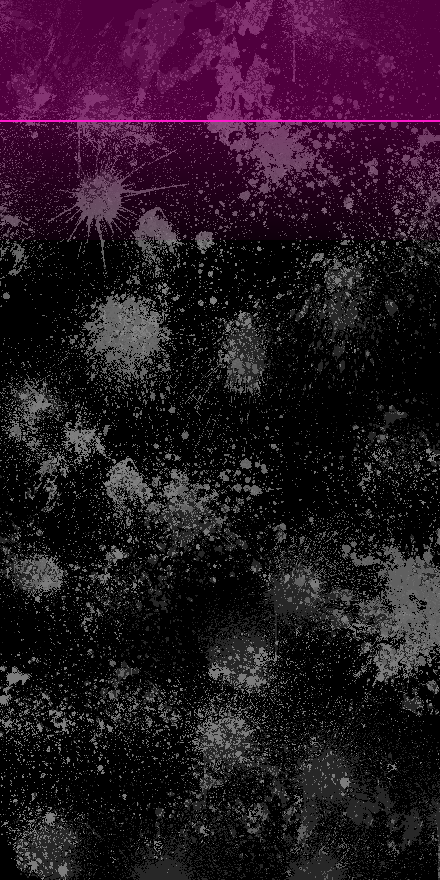
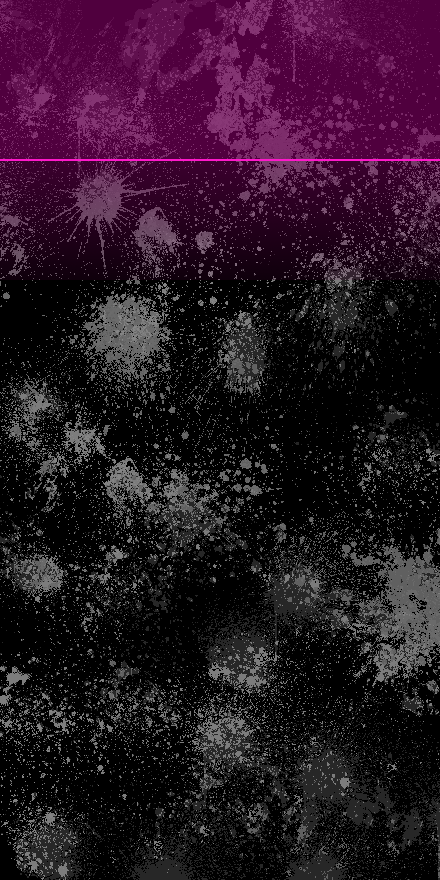
Before/after of a w=440, h=880 layered artwork. What changed in the layer stack:
painted on "背景 コピー #3" over [0, 120, 440, 161]
painted on "背景 コピー #2" over [0, 120, 440, 280]
painted on "背景 コピー #1" over [0, 120, 440, 160]
